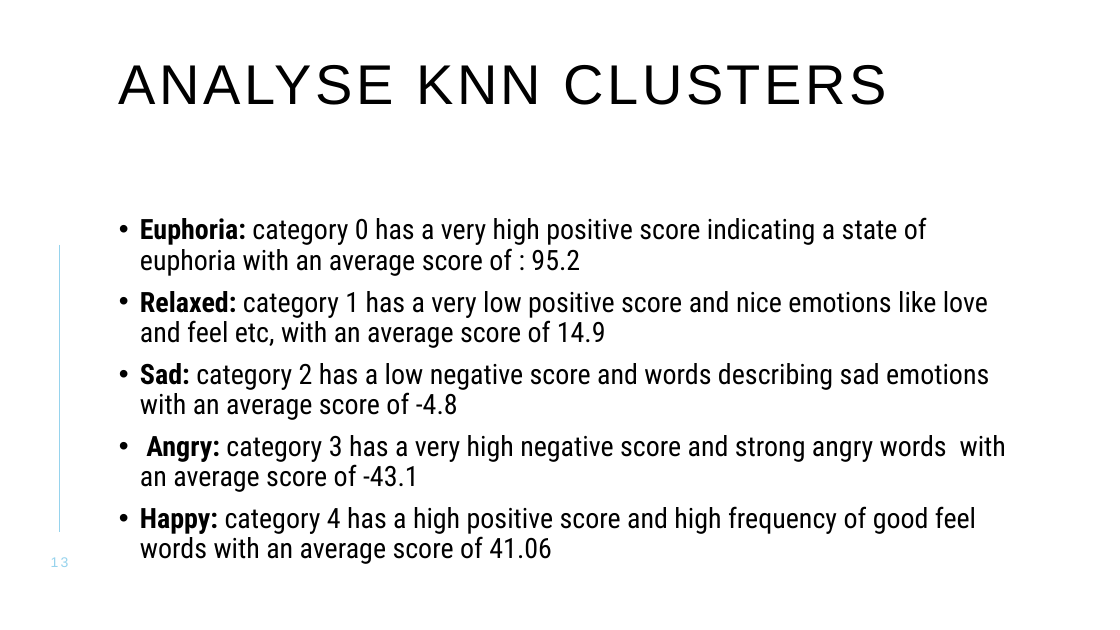
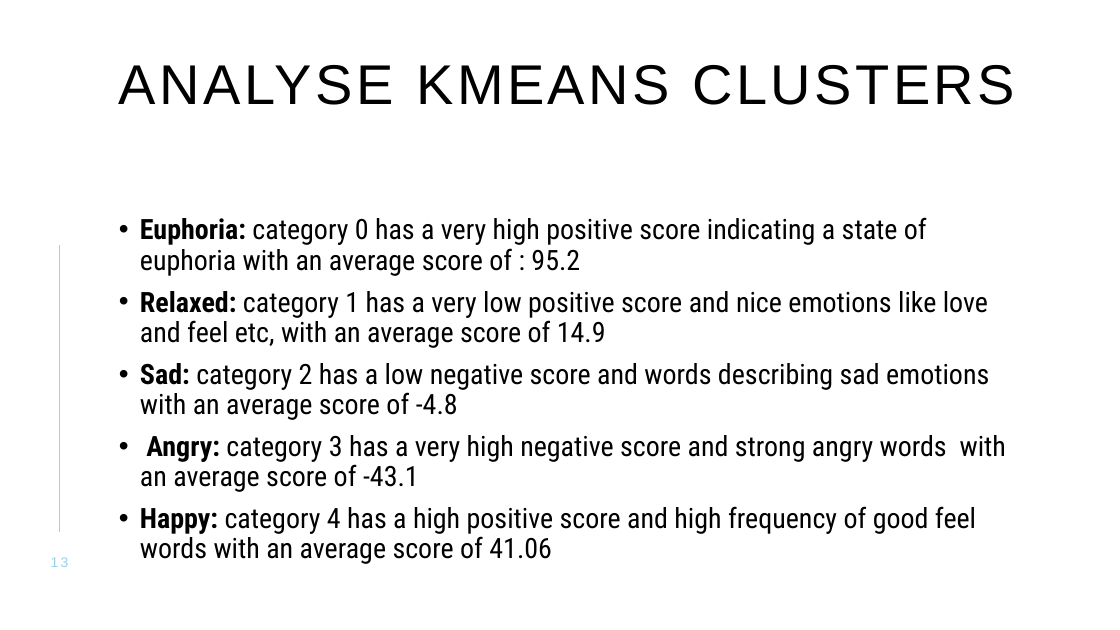
Before and after one commit to PratikshaAigal/AuctionSoftwareHackathon, a slide deck: slide 13 of PPT.pptx. Drawn at 1120x630 pixels with LibreOffice and Linux fonts; fonts in the diff are those of the drawing. Boxes give left, top, right and bottom in pixels: in the first picture for what was removed or moved away, otherwise in the second. Text is boxed around its words. In the diff, an @@ line names an element or a change of style, - is before the commit and + after.

```diff
--- a/PPT.pptx
+++ b/PPT.pptx
@@ title at (119,65,1015,105): text changed @@
-ANALYSE KNN CLUSTERS
+ANALYSE KMEANS CLUSTERS
```
Also in this commit, not shown: 7 other slides changed.
